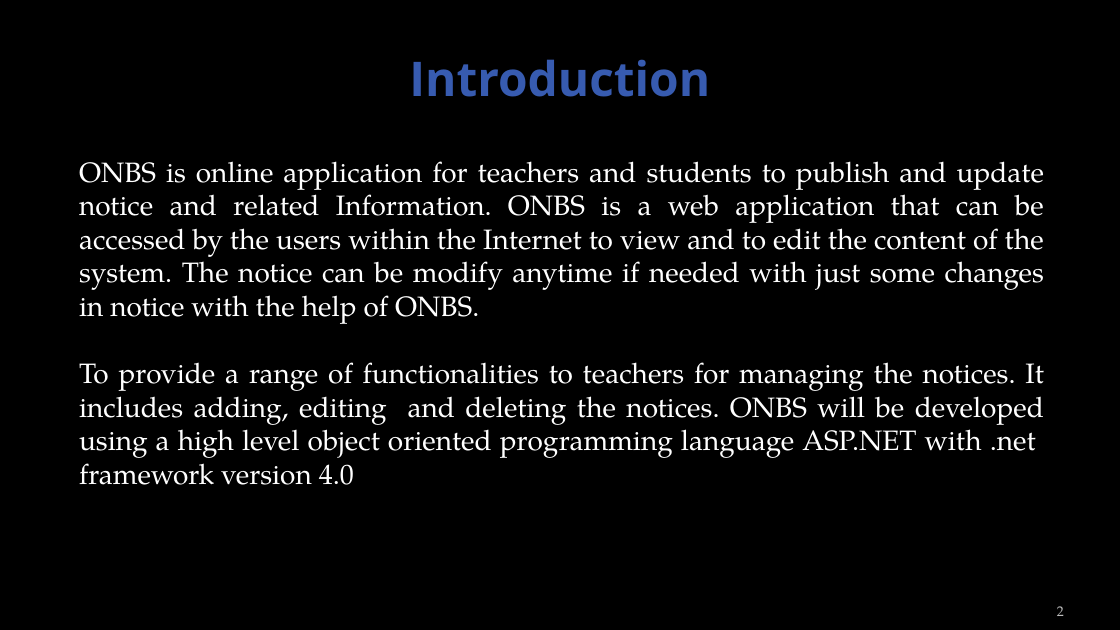
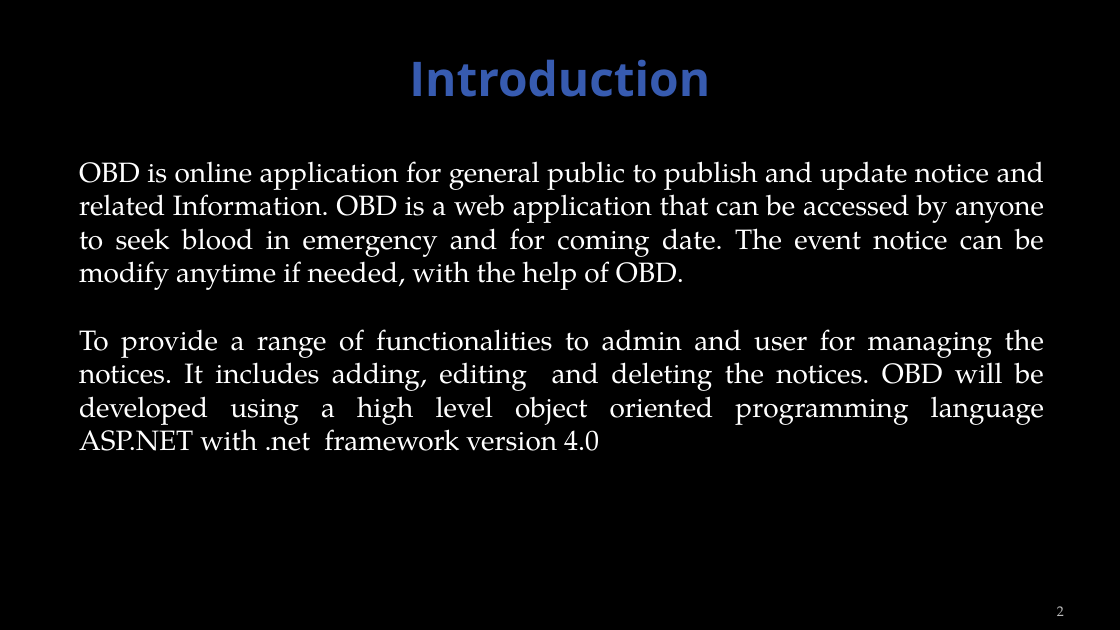
Before and after one commit to sumitbajracharya/blooddonation, a slide deck: slide 2 of Reference/ONBSPresentation.pptx. Drawn at 1120x630 pixels with LibreOffice and Linux fonts; fonts in the diff are those of the drawing; background and template pictures are left out. Boxes give left, top, right and bottom in pixels: in the first picture for what was removed or moved away, otherwise in the second. Text is boxed around its words. In the diff, an @@ line names an element or a change of style, - is before the commit and + after.

Commit message:
updated presentation

```diff
--- a/Reference/ONBSPresentation.pptx
+++ b/Reference/ONBSPresentation.pptx
@@ text at (x1=79, y1=161, x2=1044, y2=451): text changed @@
-ONBS is online application for teachers and students to publish and update notice and related Information. ONBS is a web application that can be accessed by the users within the Internet to view and to edit the content of the system. The notice can be modify anytime if needed with just some changes in notice with the help of ONBS.
-To provide a range of functionalities to teachers for managing the notices. It includes adding, editing and deleting the notices. ONBS will be developed using a high level object oriented programming language ASP.NET with .net framework version 4.0
+OBD is online application for general public to publish and update notice and related Information. OBD is a web application that can be accessed by anyone to seek blood in emergency and for coming date. The event notice can be modify anytime if needed, with the help of OBD.
+To provide a range of functionalities to admin and user for managing the notices. It includes adding, editing and deleting the notices. OBD will be developed using a high level object oriented programming language ASP.NET with .net framework version 4.0
```
Also in this commit, not shown: 5 other slides changed, 2 slides added, 4 slides removed, 1 other file.
